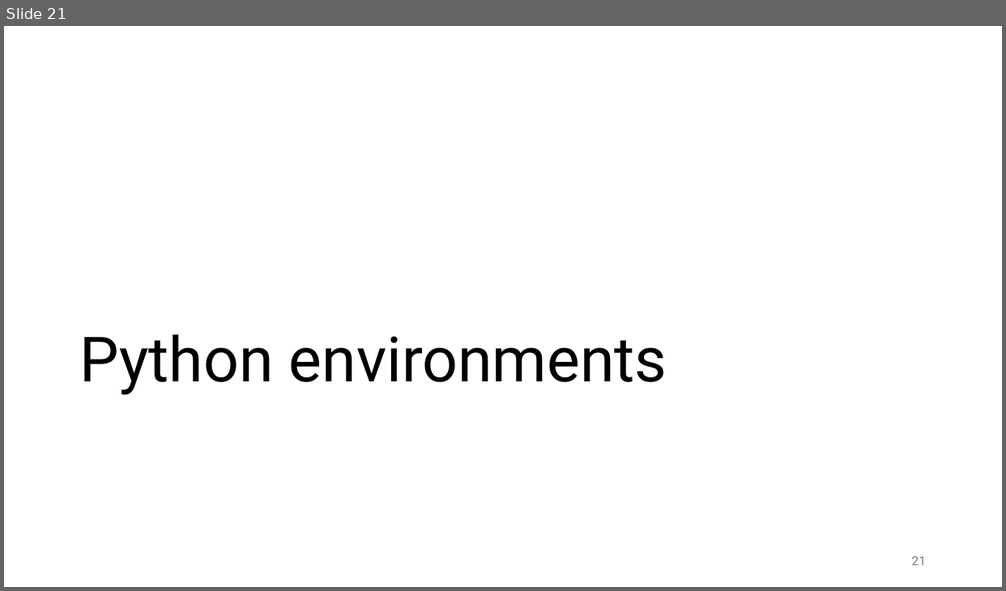
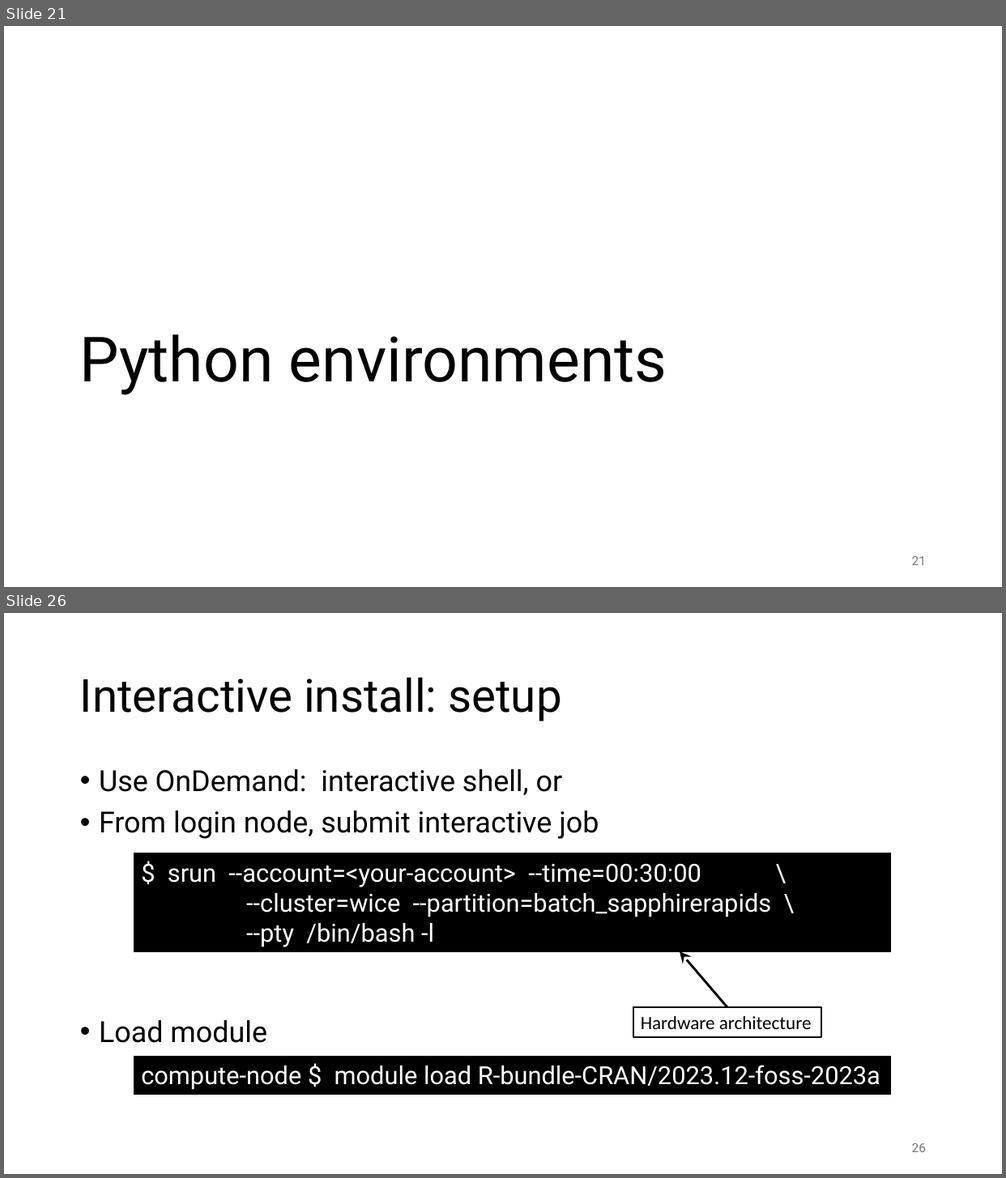
Before and after one commit to gjbex/Best-practices-for-data-science-on-HPC, a slide deck: best_practices_for_data_science_on_hpc.pptx. Shown one above the other, each under a label of ours: slide 21 before the commit, slides 21 and 26 after it; the slides between them are not shown. The pictures are 1006x591 and 1006x1178 pixels, drawn with LibreOffice and Linux fonts; fonts in the diff are those of the drawing. Boxes give left, top, right and bottom in pixels: in the first picture for what was removed or moved away, otherwise in the second. Text is boxed around its words. In the diff, an @@ line names an element or a change of style, - is before the commit and + after.

Commit message:
Add R package installation slides

```diff
--- a/best_practices_for_data_science_on_hpc.pptx
+++ b/best_practices_for_data_science_on_hpc.pptx
@@ slide 26 added at bbox=[4, 613, 1002, 1174], background #FFFFFF @@
@@ title added at bbox=[80, 677, 561, 722], 44 pt, text #000000 @@
+Interactive install: setup
@@ text added at bbox=[99, 769, 599, 1043], 28 pt, text #000000 @@
+• Use OnDemand: interactive shell, or
+• From login node, submit interactive job
+• Load module
@@ rectangle added at bbox=[134, 854, 890, 952], fill #000000, outline #000000 0.75 pt, 24 pt, text #FFFFFF @@
+$ srun --account=<your-account> --time=00:30:00 \
+--cluster=wice --partition=batch_sapphirerapids \
+--pty /bin/bash -l
@@ arrow added from (727, 1007) to (680, 952), #000000 2.25 pt @@
@@ rectangle added at bbox=[633, 1007, 821, 1037], fill #FFFFFF, outline #000000 1.5 pt, 18 pt, text #000000 @@
+Hardware architecture
@@ rectangle added at bbox=[134, 1056, 890, 1093], fill #000000, outline #000000 0.75 pt, 24 pt, text #FFFFFF @@
+compute-node $ module load R-bundle-CRAN/2023.12-foss-2023a
@@ page number added at bbox=[912, 1144, 926, 1152], 12 pt, text #797979 @@
+26
```
Also in this commit, not shown: 1 slide changed, 5 other slides added.
